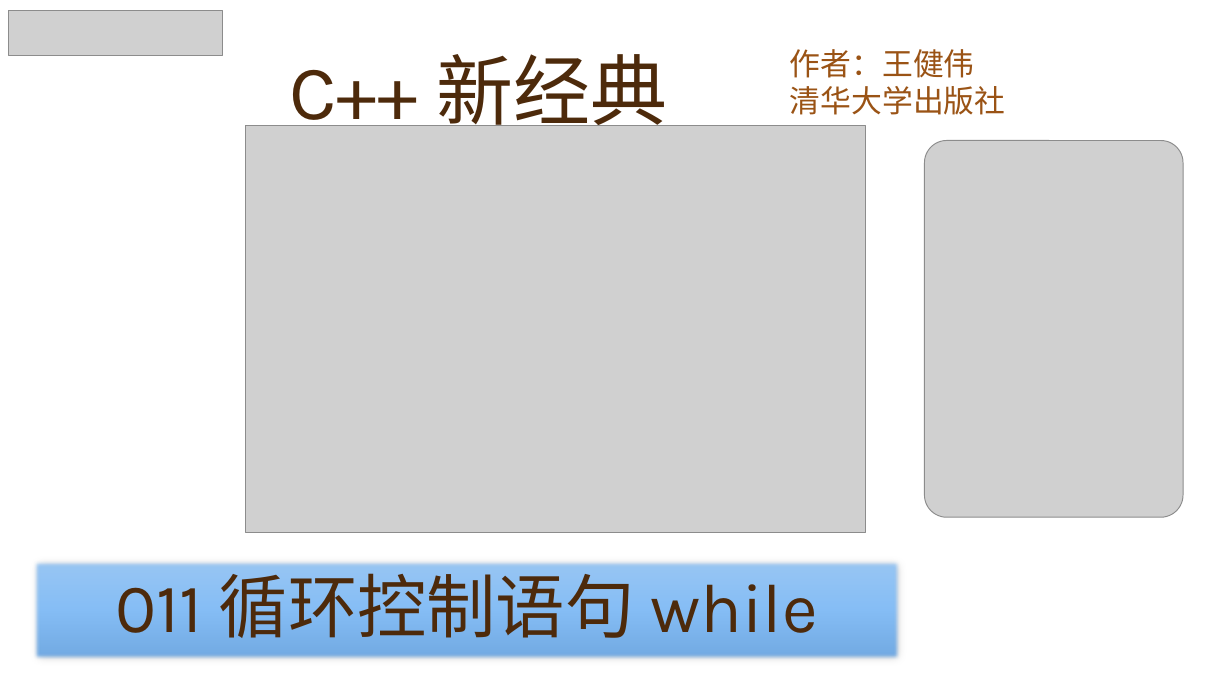
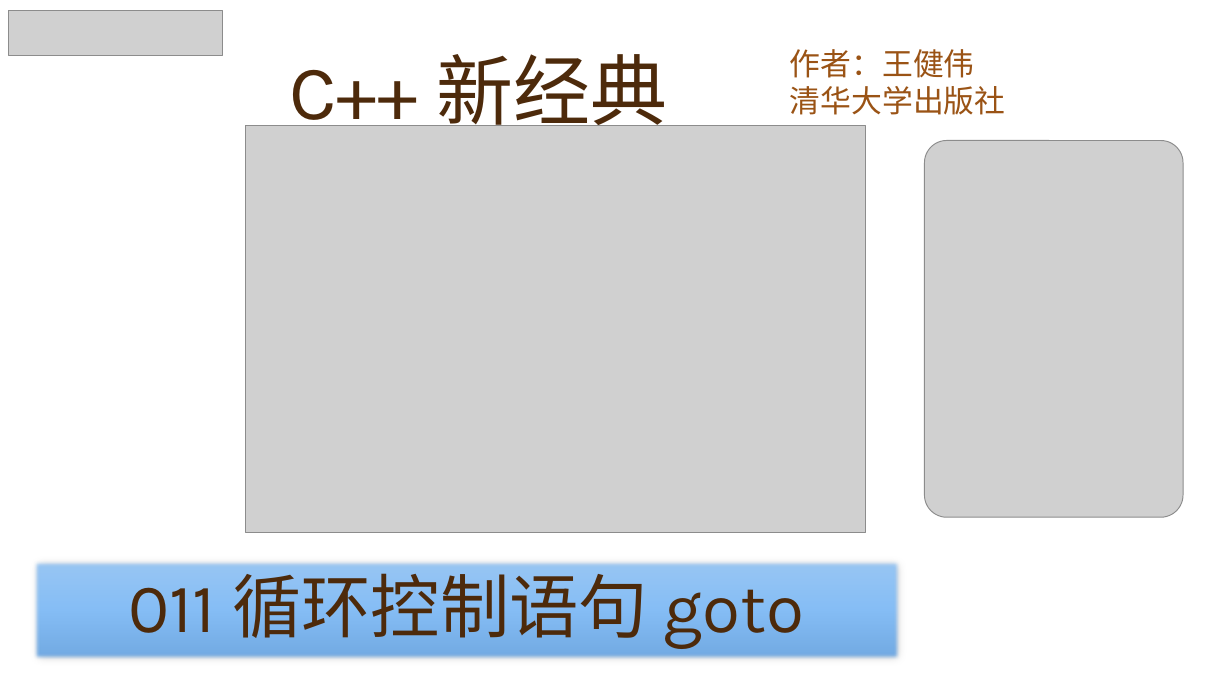
Before and after one commit to yasenstar/learn_cpp, a slide deck: slide 11 of cpp_new/C++ 新经典.pptx. Drawn at 1232x693 pixels with LibreOffice and Linux fonts; fonts in the diff are those of the drawing; grey boxes stand for pictures; background and template pictures are left out. Boxes give left, top, right and bottom in pixels: in the first picture for what was removed or moved away, otherwise in the second. Text is boxed around its words. In the diff, an @@ line names an element or a change of style, - is before the commit and + after.

Commit message:
add 011 goto

```diff
--- a/cpp_new/C++ 新经典.pptx
+++ b/cpp_new/C++ 新经典.pptx
@@ text in rectangle at (129, 562, 804, 648): text changed @@
-011 循环控制语句 while
+011 循环控制语句 goto
```
Also in this commit, not shown: 2 other slides changed, 1 slide added, 2 other files.
